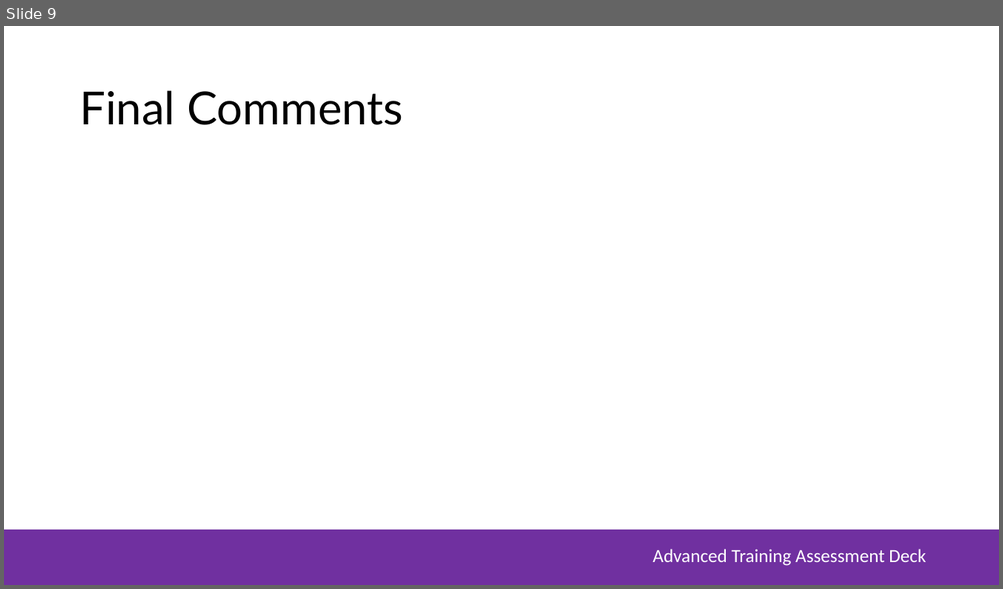
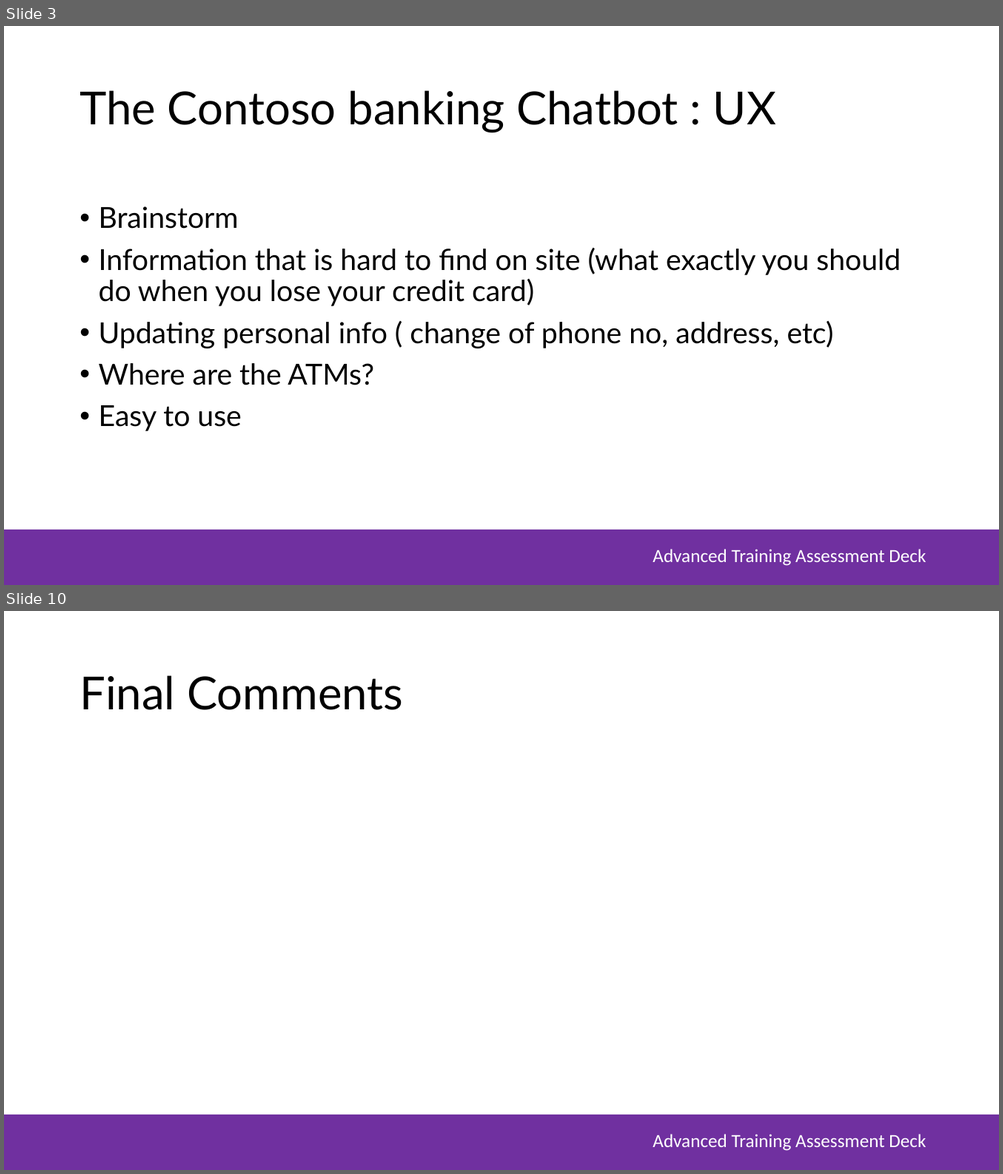
Before and after one commit to DaphneSee/ContosoBankLtd, a slide deck: MSA Assessment Deck.pptx. Shown one above the other, each under a label of ours: slide 9 before the commit, slides 3 and 10 after it; the slides between them are not shown. The pictures are 1003x589 and 1003x1174 pixels, drawn with LibreOffice and Linux fonts; fonts in the diff are those of the drawing; background and template pictures are left out. Boxes give left, top, right and bottom in pixels: in the first picture for what was removed or moved away, otherwise in the second. Text is boxed around its words. In the diff, an @@ line names an element or a change of style, - is before the commit and + after.

Commit message:
Its late but I finally got my easy tables working

```diff
--- a/MSA Assessment Deck.pptx
+++ b/MSA Assessment Deck.pptx
@@ slide 3 added at (4,26,999,585), background #FFFFFF; not listed: 2 template elements that a slide beside it also shows @@
@@ title added at (79,90,776,133), 44 pt, text #000000 @@
+The Contoso banking Chatbot : UX
@@ text added at (99,207,900,432), 28 pt, text #000000 @@
+• Brainstorm
+• Information that is hard to find on site (what exactly you should do when you lose your credit card)
+• Updating personal info ( change of phone no, address, etc)
+• Where are the ATMs?
+• Easy to use
@@ what was slide 9 is now slide 10 @@
```
Also in this commit, not shown: 6 slides changed, 2 other slides added, 2 slides removed, 4 other files.
